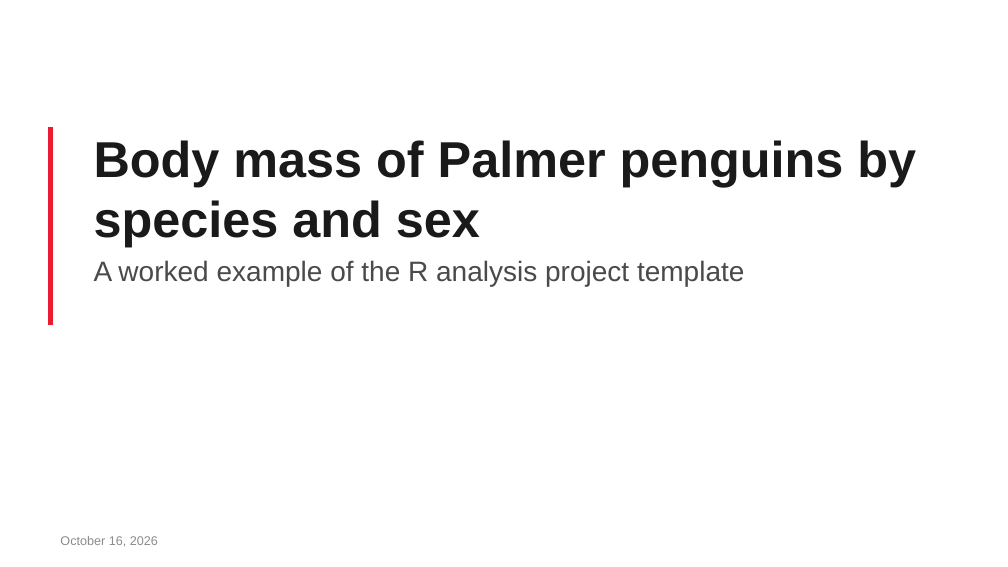
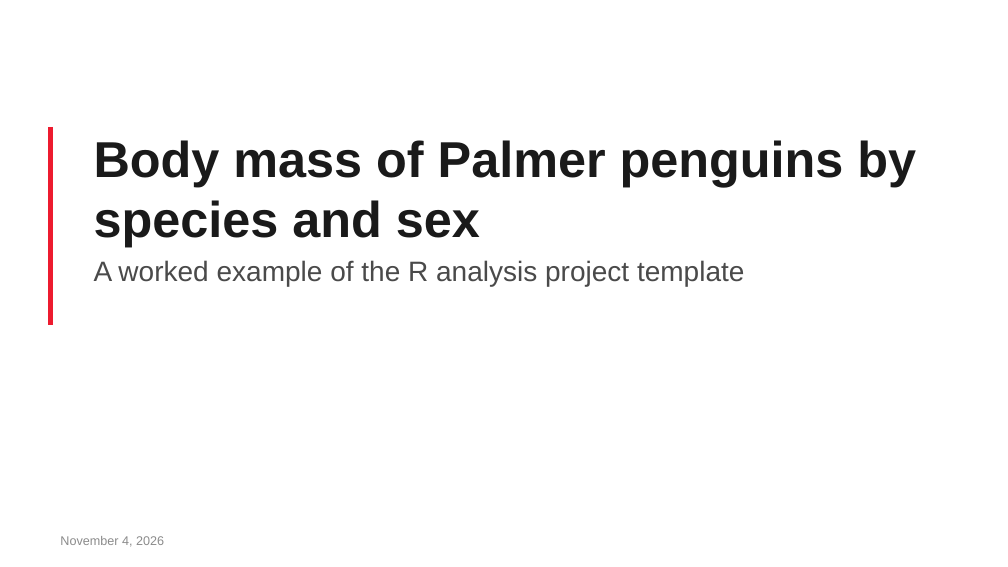
Before and after one commit to soffiafdz/analysis-template, a slide deck: slide 1 of example/outputs/reports/slides.pptx. Drawn at 1008x567 pixels with LibreOffice and Linux fonts; fonts in the diff are those of the drawing; background and template pictures are left out. Boxes give left, top, right and bottom in pixels: in the first picture for what was removed or moved away, otherwise in the second. Text is boxed around its words. In the diff, an @@ line names an element or a change of style, - is before the commit and + after.

```diff
--- a/example/outputs/reports/slides.pptx
+++ b/example/outputs/reports/slides.pptx
@@ text at <box>60,536,164,547</box>: text changed @@
-October 16, 2026
+November 4, 2026
```
Also in this commit, not shown: 5 other files.
